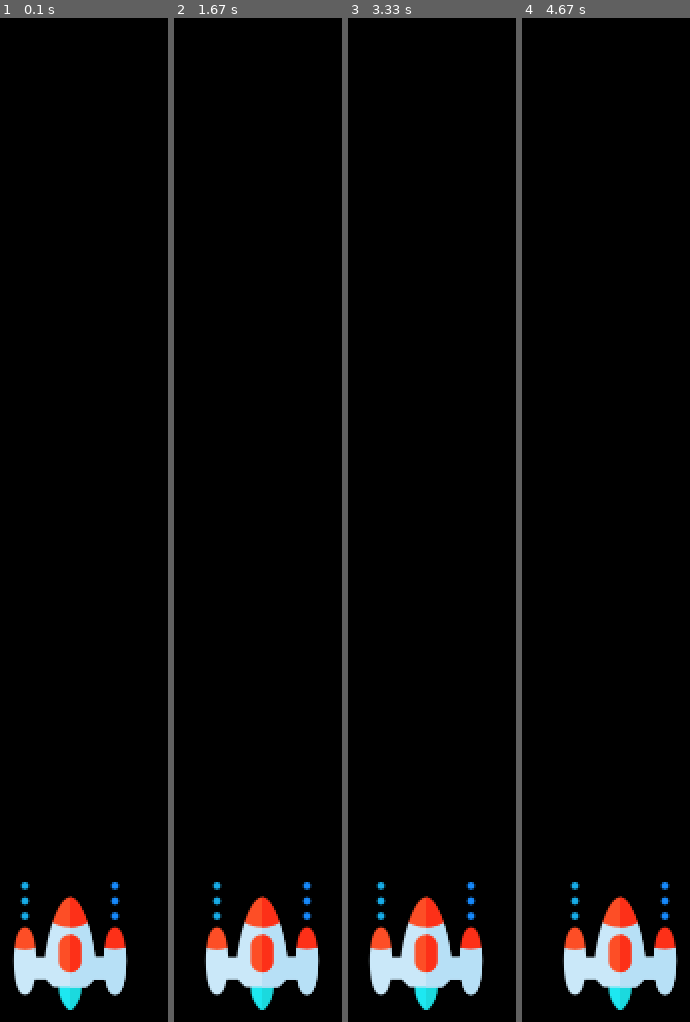
Above: before the commit, frames 1-4 (left to right).
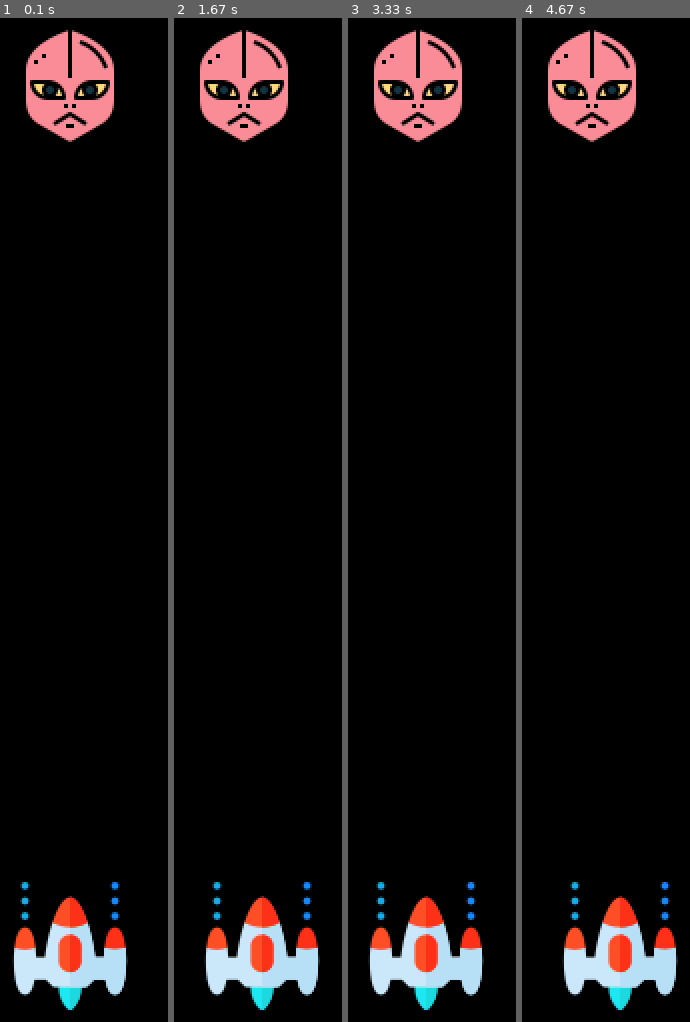
Above: after the commit, the same moments.

Repository: amithaisuru/freecodecamp-pygame-spaceInvador
Game: pygame game, started from main.py
The game is run twice, just before and just after one commit, with the same random seed, the same clock (stepped at 60 frames per second) and the same inputs.
Inputs:
- Up to frame 1 (0.1 s): no input
- Up to frame 2 (1.67 s): hold Right 0.33-0.8 s; hold Right 0.83-1.3 s; hold Left from 1.33 s (still down)
- Up to frame 3 (3.33 s): release Left at 1.87 s; hold Left 1.9-2.3 s; hold Right 2.33-2.97 s; hold Left from 3 s (still down)
- Up to frame 4 (4.67 s): release Left at 3.47 s; hold Right 3.5-3.97 s; hold Right 4-4.47 s; hold Left from 4.5 s (still down)

The runs differ from the first frame. In frame 1, 3.9% of the frame differs, in the area x 15-68%, y 1-13%; in frame 2, 3.9%; in frame 3, 3.9%; in frame 4, 3.9%.

Commit message:
enemy added

Diff:
--- a/main.py
+++ b/main.py
@@ -20,6 +20,13 @@
 def player(x,y):
     screen.blit(playerImg, (x, y))
     #blit method draws the image
+
+#enemy
+enemyImg = pygame.image.load('assets/enemy.png')
+enemyX, enemyY = 370, 50
+
+def enemy(x,y):
+    screen.blit(enemyImg, (x,y))
 
 playerXChange = 0 #pixels
 #game loop
@@ -49,6 +56,10 @@
         playerXChange = 0
     if playerX+64 > WIDTH: #64 is player image width
         playerXChange = 0
+
     player(playerX, playerY)
 
+    enemy(enemyX, enemyY)
+
+
     pygame.display.update()
Binary file added: assets/enemy.png
